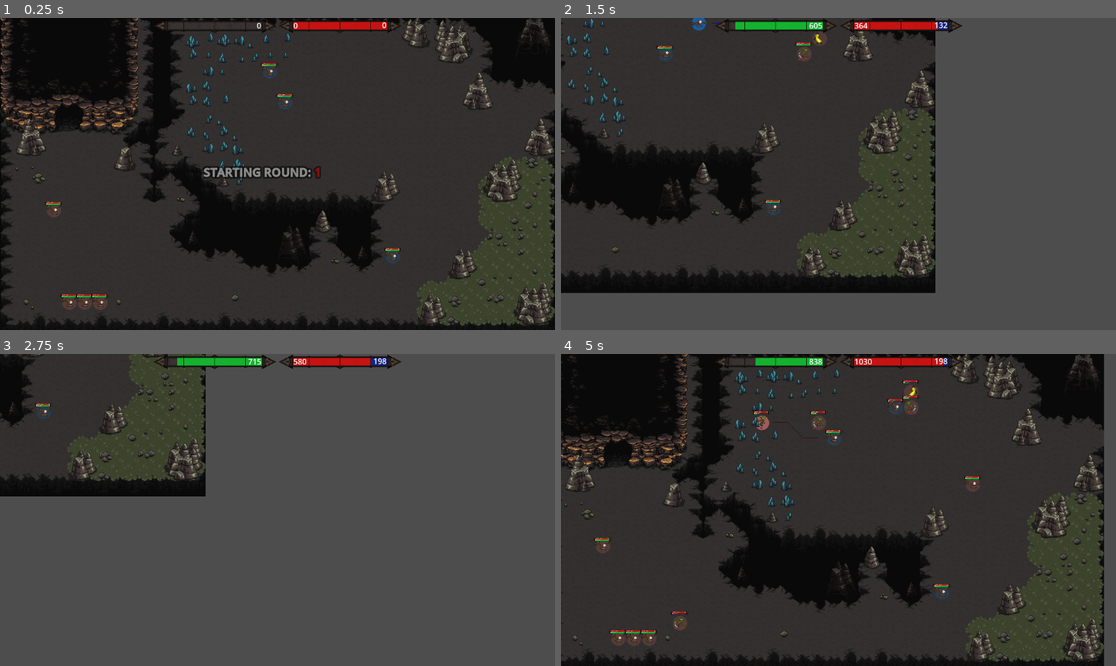
Above: before the commit, frames 1-4 (two rows, left to right).
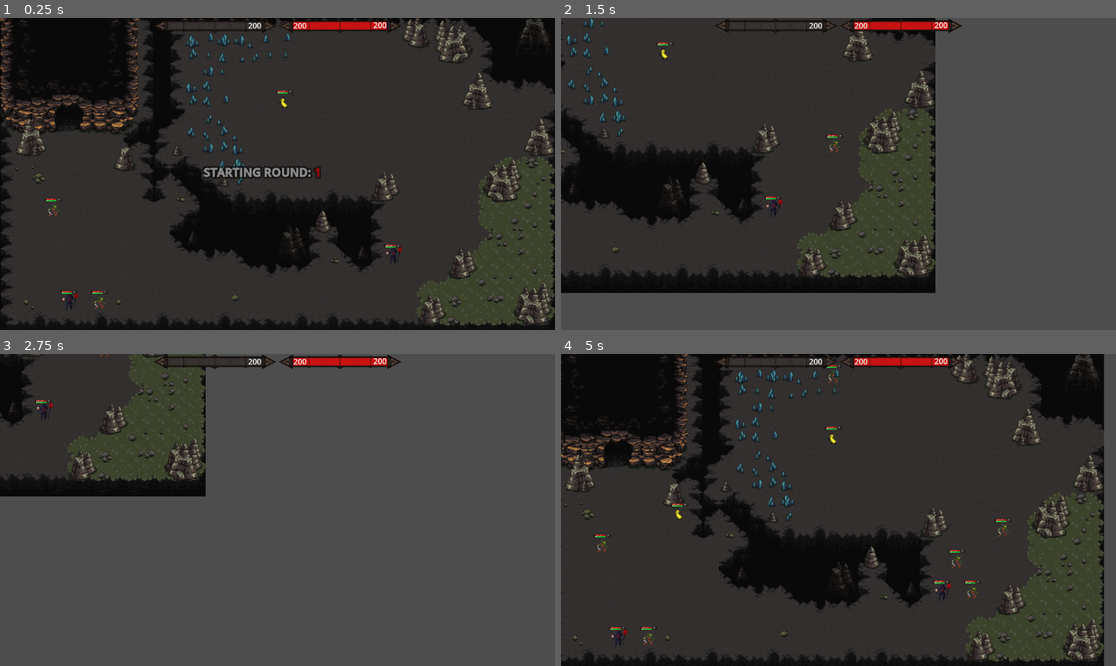
Above: after the commit, the same moments.

Repository: SeeNoirSeeNo/SeeNoHope-The-Final-Bastion
Game: Godot game, scene res://MainScenes/Battle.tscn
Two runs of this game, one before a commit and one after it. Both use one fixed random seed, a clock stepped at 60 frames per second and the inputs below.
Inputs (mouse positions are in pixels of both pictures, inside the frame that each line leads up to):
- Up to frame 1 (0.25 s): no input
- Up to frame 2 (1.5 s): move the mouse to (960, 158) at 0.52 s; hold D (Right) 0.53-1.28 s; hold U (unit) 0.53-1.28 s; click (960, 158) at 0.6 s; move the mouse to (727, 189) at 1.27 s; hold S (Down) from 1.28 s (still down); tap U (unit) at 1.35 s
- Up to frame 3 (2.75 s): click (166, 525) at 1.55 s; move the mouse to (333, 441) at 2.02 s; release S (Down) at 2.03 s; hold D (Right) from 2.03 s (still down); hold U (unit) from 2.03 s (still down); click (333, 441) at 2.1 s
- Up to frame 4 (5 s): move the mouse to (810, 572) at 2.77 s; release D (Right) at 2.78 s; release U (unit) at 2.78 s; hold W (Up) 2.78-3.53 s; tap U (unit) at 2.85, 4.35 s; click (810, 572) at 3.05 s; move the mouse to (1005, 556) at 3.52 s; hold U (unit) 3.53-4.28 s; hold A (Left) from 3.53 s (still down); click (1005, 556) at 3.6 s; move the mouse to (672, 463) at 4.27 s; click (672, 463) at 4.55 s

The runs differ from the first frame. In frame 1, 0.9% of the frame differs, in the area x 0-73%, y 0-94%; in frame 2, 1.1%; in frame 3, 0.6%; in frame 4, 2.0%, in the area x 5-82%, y 1-94%.
Error after the commit: Parse Error: Identifier "target" not declared in the current scope. (res://Units/BaseUnit/BaseUnit.gd:94)

Commit message:
Crit Works, LifeLeech next

Diff:
--- a/Agents&Tools/ColorAgent/ColorAgent.gd
+++ b/Agents&Tools/ColorAgent/ColorAgent.gd
@@ -1,6 +1,10 @@
 extends Node
 
 @export var damage_color : Color
+@export var crit_color : Color
+
 @export var player_color : Color
 @export var enemy_color : Color
 @export var heal_color : Color
+
+@export var crit_text_color : Color
--- a/Agents&Tools/ColorAgent/ColorAgent.tscn
+++ b/Agents&Tools/ColorAgent/ColorAgent.tscn
@@ -5,6 +5,8 @@
 [node name="ColorAgent" type="Node"]
 script = ExtResource("1_r1kis")
 damage_color = Color(0.866667, 0.215686, 0, 1)
+crit_color = Color(0.803922, 0.92549, 0, 1)
 player_color = Color(0, 0, 0.756863, 1)
 enemy_color = Color(0.745098, 0, 0, 1)
 heal_color = Color(0, 0.556863, 0, 1)
+crit_text_color = Color(0.745098, 0, 0, 1)
--- a/Agents&Tools/NavigationGrid/NavigationGrid.gd
+++ b/Agents&Tools/NavigationGrid/NavigationGrid.gd
@@ -127,28 +127,28 @@
 	var closest_distance = INF
 	var start = caller.current_cell
 
-	print("Start cell: ", start)
-	print("All Units: ", units)
+#?#	print("Start cell: ", start)
+#?#	print("All Units: ", units)
 	for cell in units.keys():
-		print("\nChecking cell: ", cell)
+#?#		print("\nChecking cell: ", cell)
 		if cell == caller.current_cell:  # Skip the caller itself
-			print("Skipping caller's cell")
+#?#			print("Skipping caller's cell")
 			continue
 		if units[cell].group != group:
 			var enemy_cells = get_adjacent_cells(cell)
-			print("Enemy Cells: ", enemy_cells)
+#?#			print("Enemy Cells: ", enemy_cells)
 			for enemy_cell in enemy_cells.values():
 				if astar.is_point_solid(enemy_cell):  # Skip solid cells
-					print("Skipping solid cell: ", enemy_cell)
+#?#					print("Skipping solid cell: ", enemy_cell)
 					continue
-				print("Checking enemy cell: ", enemy_cell)
+#?#				print("Checking enemy cell: ", enemy_cell)
 				if astar.get_id_path(start, enemy_cell) != []:
 					var path = astar.get_id_path(start, enemy_cell)
-					print("Path from start to enemy cell: ", path)
+#?#					print("Path from start to enemy cell: ", path)
 					var distance = path.size()
-					print("Distance from start to enemy cell: ", distance)
+#?#					print("Distance from start to enemy cell: ", distance)
 					if distance < closest_distance:
-						print("Found closer cell")
+#?#						print("Found closer cell")
 						closest_distance = distance
 						closest_cell = enemy_cell
 				else:
--- a/MainScenes/Battle.gd
+++ b/MainScenes/Battle.gd
@@ -23,12 +23,12 @@
 	map_picker.load_map() #Load a map (at random)
 
 	unit_factory.create_unit("FlyingEye", Vector2i(17,3), "Player", "Player", true)
-	unit_factory.create_unit("FlyingEye", Vector2i(18,5), "Player", "Player", true)
-	unit_factory.create_unit("FlyingEye", Vector2i(25,15), "Player", "Player", true)
-	unit_factory.create_unit("FlyingEye", Vector2i(3,12), "Enemy", "Enemy", true)
-	unit_factory.create_unit("FlyingEye", Vector2i(4,18), "Enemy", "Enemy", true)
+	unit_factory.create_unit("BananaMan", Vector2i(18,5), "Player", "Player", true)
+	unit_factory.create_unit("Necromancer", Vector2i(25,15), "Player", "Player", true)
+	unit_factory.create_unit("CaveGoblin", Vector2i(3,12), "Enemy", "Enemy", true)
+	unit_factory.create_unit("Necromancer", Vector2i(4,18), "Enemy", "Enemy", true)
 	unit_factory.create_unit("FlyingEye", Vector2i(5,18), "Enemy", "Enemy", true)
-	unit_factory.create_unit("FlyingEye", Vector2i(6,18), "Enemy", "Enemy", true)
+	unit_factory.create_unit("CaveGoblin", Vector2i(6,18), "Enemy", "Enemy", true)
 
 	Audioplayer.play_music(music)
 
--- /dev/null
+++ b/UnitSkills/BaseSkill.gd
@@ -0,0 +1,9 @@
+extends Node
+
+class_name BaseSkill
+
+func apply_pre_attack(attacker, target, damage):
+	pass
+
+func apply_post_attack(attacker, target, damage):
+	pass
--- /dev/null
+++ b/UnitSkills/CriticalStrike/CriticalStrike.gd
@@ -0,0 +1,13 @@
+#CriticalStrike
+extends BaseSkill
+
+func modify_damage(attacker, target, damage):
+	if randf() * 100 <= attacker.crit_chance:
+		var min_crit = attacker.base_min_damage * attacker.crit_multiplier
+		var max_crit = attacker.base_max_damage * attacker.crit_multiplier
+		damage = randi_range(min_crit, max_crit)
+		attacker.crit_flag = true
+		print(attacker.crit_flag)
+		return damage
+	else:
+		return damage
--- /dev/null
+++ b/UnitSkills/CriticalStrike/CriticalStrike.tscn
@@ -0,0 +1,6 @@
+[gd_scene load_steps=2 format=3 uid="uid://ccewqpigrx7s8"]
+
+[ext_resource type="Script" path="res://UnitSkills/CriticalStrike/CriticalStrike.gd" id="1_1bkd1"]
+
+[node name="CriticalStrike" type="Node"]
+script = ExtResource("1_1bkd1")
--- /dev/null
+++ b/UnitSkills/LifeLeech/LifeLeech.gd
@@ -0,0 +1,6 @@
+extends BaseSkill
+
+func lifeleech(attacker, target, damage, chance, multiplier):
+	if randi() <= chance:
+		var heal = (damage * multiplier) / 100
+		attacker.self_heal(heal, heal)
--- /dev/null
+++ b/UnitSkills/LifeLeech/LifeLeech.tscn
@@ -0,0 +1,6 @@
+[gd_scene load_steps=2 format=3 uid="uid://c08iu2f4r0ia7"]
+
+[ext_resource type="Script" path="res://UnitSkills/LifeLeech/LifeLeech.gd" id="1_g5ld7"]
+
+[node name="LifeLeech" type="Node"]
+script = ExtResource("1_g5ld7")
--- /dev/null
+++ b/Units/BananaMan/BananaMan.gd
@@ -0,0 +1,12 @@
+extends Unit
+
+var critical_strike_scene = preload("res://UnitSkills/CriticalStrike/CriticalStrike.tscn")
+
+func _init():
+	pass
+
+func _ready():
+	super()
+
+func end_of_turn_action():
+	pass
--- a/Units/BananaMan/BananaMan.tscn
+++ b/Units/BananaMan/BananaMan.tscn
@@ -1,6 +1,6 @@
 [gd_scene load_steps=24 format=3 uid="uid://dhtkplaqd6jtf"]
 
-[ext_resource type="Script" path="res://Units/CaveGoblin/CaveGoblin.gd" id="1_x38uw"]
+[ext_resource type="Script" path="res://Units/BananaMan/BananaMan.gd" id="1_moktu"]
 [ext_resource type="Texture2D" uid="uid://idak3dqujfmc" path="res://Units/FlyingEye/Flight.png" id="2_6xmjp"]
 [ext_resource type="AudioStream" uid="uid://vukp8pjtcoet" path="res://Units/BananaMan/Footsteps.wav" id="2_adsel"]
 [ext_resource type="Texture2D" uid="uid://bxo0b0njvcb4b" path="res://Units/BananaMan/BananaMan.png" id="3_frh5a"]
@@ -463,21 +463,20 @@
 }
 
 [node name="BananaMan" type="CharacterBody2D"]
-script = ExtResource("1_x38uw")
-unit_type = "Banana man"
-speed = 300
+script = ExtResource("1_moktu")
+speed = 125
 timeunits = 125
 move_sound = ExtResource("2_adsel")
 attack_sound = ExtResource("3_oeywf")
 death_sound = ExtResource("4_oms5q")
 hit_sound = ExtResource("4_x6von")
 health_points = 100
-base_min_damage = 6
-base_max_damage = 11
-move_cost = 20
+base_min_damage = 10
+base_max_damage = 20
+move_cost = 15
 attack_cost = 30
 wait_cost = 5
-evasion_chance = 15
+evasion_chance = 10
 
 [node name="CollisionShape2D" type="CollisionShape2D" parent="."]
 shape = SubResource("CircleShape2D_2pi0q")
@@ -502,3 +501,5 @@
 [node name="TimeunitsBar" parent="." instance=ExtResource("12_0m1rb")]
 offset_top = -22.0
 offset_bottom = 10.0
+
+[node name="Skills" type="Node" parent="."]
--- a/Units/BaseUnit/BaseUnit.gd
+++ b/Units/BaseUnit/BaseUnit.gd
@@ -18,11 +18,14 @@
 @export var health_points : int
 @export var base_min_damage : int
 @export var base_max_damage : int
-@export var life_leech : int
+@export var lifeleech_multiplier : float
+@export var lifeleech_chance : int
 @export var move_cost : int
 @export var attack_cost : int
 @export var wait_cost : int
 @export var attack_range : int = 1
+@export var crit_chance : int = 0
+@export var crit_multiplier : float = 0
 @export var evasion_chance : int = 0
 ### @ONREADY ###
 @onready var map = $"../../../Map".get_child(0)
@@ -32,6 +35,7 @@
 @onready var sprite = $Sprite2D
 @onready var healthbar : TextureProgressBar = $Healthbar
 @onready var TU_bar : TextureProgressBar = $TimeunitsBar
+@onready var skills = $Skills
 
 
 
@@ -45,18 +49,23 @@
 var is_dead = false
 var current_timeunits : int
 var is_done_for_the_round : bool = false
-var min_damage
-var max_damage
+var min_damage : int
+var max_damage : int
 var label_velocity: Vector2 = Vector2(8,-20)
 var label_duration: float = 0.8
 var current_health_points : int
 var group : String
 var is_active : bool = false
 
+### FLAGS ###
+var crit_flag = false
+
 ### FUNCTIONS ###
 func _ready():
 	await get_tree().process_frame #HACK: Wait so everything is init correctly and does not crash...
 	initiliaze_variables()
+
+
 
 func _process(delta):
 	if state == State.MOVING:
@@ -78,11 +87,14 @@
 			healthbar.hide()
 			TU_bar.hide()
 			queue_redraw()
-
-
+### SKILLS ###
+func use_skill(skillname: String):
+	for skill in skills.get_children():
+		if skill.has_method(skillname):
+			skill.callv(skillname, [self, target,])
 
 func attack():
-	print("I am ", self, " at cell ", current_cell, " and I choose to attack!")
+#	print("I am ", self, " at cell ", current_cell, " and I choose to attack!")
 	var adjacent_enemies : Array = navigation_grid.get_adjacent_units(self, group)
 	var alive_enemies = adjacent_enemies.filter(func(enemy): return !enemy.is_dead)
 	if alive_enemies.is_empty():
@@ -93,26 +105,32 @@
 		play_animation("Attack")
 		Audioplayer.play_sound(attack_sound)
 		pay_attack_cost()
+
 		var damage = roll_damage()
+
+		for skill in skills.get_children():
+			damage = skill.modify_damage(self, target_enemy, damage)
+
 		print("damage: ", damage)
-		#if target_enemy.evasion_chance > 0:
-			#target_enemy.roll_evade()
-		deal_damage(target_enemy, damage)
-		if life_leech > 0:
-			var life_leech_amount = calc_life_leech(damage)
-			print("life_leech_amount: ", life_leech_amount)
-			self_heal(life_leech_amount, life_leech_amount)
+		deal_damage(self, target_enemy, damage)
+		lifeleech(self, target_enemy, damage, lifeleech_chance, lifeleech_multiplier)
 		await animation_player.animation_finished
+		reset_flags()
 		end_turn()
 
+func lifeleech(attacker, target_enemy, damage, lifeleech_chance, lifeleech_multiplier):
+	for skill in skills.get_children():
+		if skill.has_method("lifeleech"):
+			skill.lifeleech(self, target_enemy, damage, lifeleech_chance, lifeleech_multiplier)
+
+func reset_flags():
+	crit_flag = false
 #func roll_evade():
 	#var random_number = randi() % 100
 	#print("evade random_number: ", random_number)
 	#return evasion_chance < random_number
 
-func calc_life_leech(damage):
-	var life_leech_amount = (damage * life_leech) / 100
-	return life_leech_amount
+
 
 
 
@@ -188,12 +206,19 @@
 
 
 
-func deal_damage(target, dmg):
+func deal_damage(attacker, target, dmg):
 	if target.has_method("take_damage"):
-		target.take_damage(dmg)
-
-func take_damage(damage):
-	healthbar.create_floating_label(damage, ColorAgent.damage_color, label_velocity, label_duration) #last 2 param make me unhappy
+		target.take_damage(attacker, dmg)
+
+func take_damage(attacker, damage):
+	if attacker.crit_flag:
+		print("OTHER LABEL?!")
+		healthbar.create_floating_label("Crit!", ColorAgent.crit_text_color, label_velocity + Vector2(-5,-10), label_duration)
+		await get_tree().create_timer(0.1).timeout
+		healthbar.create_floating_label(damage, ColorAgent.crit_color, label_velocity, label_duration)
+
+	else:
+		healthbar.create_floating_label(damage, ColorAgent.damage_color, label_velocity, label_duration) #last 2 param make me unhappy
 	current_health_points -= damage
 	if current_health_points <= 0:
 		current_health_points = 0
@@ -297,13 +322,15 @@
 	adjacent_cells = navigation_grid.get_adjacent_cells(current_cell) #Makes only sense for meele
 	current_health_points = health_points
 	current_timeunits = timeunits
+	min_damage = base_min_damage
+	max_damage = base_max_damage
+	calc_and_set_wait_cost()
 	update_healthbar(self)
 	update_TU_bar(self)
 	queue_redraw()
-	#Set Damage
-	min_damage = base_min_damage
-	max_damage = base_max_damage
+
 	#Populate Actions Dict and make sure wait has the correct cost
+func calc_and_set_wait_cost():
 	actions = {
 		"move": move_cost,
 		"attack": attack_cost,
@@ -314,7 +341,6 @@
 			lowest_cost = cost
 	wait_cost = lowest_cost - 1 #Substract 1 from it
 	actions["wait"] = wait_cost #New waiting cost
-	print(wait_cost)
 
 func pay_movement_cost_and_update_path() -> Array[Vector2i]:
 	if active_path.size() <= 1:
--- a/Units/BaseUnit/BaseUnit.tscn
+++ b/Units/BaseUnit/BaseUnit.tscn
@@ -32,3 +32,5 @@
 offset_top = -67.886
 offset_right = 244.02
 offset_bottom = -35.886
+
+[node name="Skills" type="Node" parent="."]
--- a/Units/CaveGoblin/CaveGoblin.gd
+++ b/Units/CaveGoblin/CaveGoblin.gd
@@ -3,9 +3,17 @@
 
 var self_heal_min = 10
 var self_heal_max = 20
+var critical_strike_scene = preload("res://UnitSkills/CriticalStrike/CriticalStrike.tscn")
 
 func _init():
 	pass
 
+func _ready():
+	super()
+	var critical_strike = critical_strike_scene.instantiate()
+	skills.add_child(critical_strike)
+	print("CRIT ADDEDED", self)
+
 func end_of_turn_action():
 	self_heal(self_heal_min, self_heal_max)
+	var test = true
--- a/Units/CaveGoblin/CaveGoblin.tscn
+++ b/Units/CaveGoblin/CaveGoblin.tscn
@@ -404,11 +404,13 @@
 death_sound = ExtResource("2_fh3to")
 hit_sound = ExtResource("5_e4aa6")
 health_points = 150
-base_min_damage = 22
-base_max_damage = 27
+base_min_damage = 2
+base_max_damage = 4
 move_cost = 18
 attack_cost = 28
 wait_cost = 5
+crit_chance = 20
+crit_multiplier = 2.0
 evasion_chance = 50
 
 [node name="CollisionShape2D" type="CollisionShape2D" parent="."]
@@ -434,3 +436,5 @@
 [node name="TimeunitsBar" parent="." instance=ExtResource("12_30eps")]
 offset_top = -22.0
 offset_bottom = 10.0
+
+[node name="Skills" type="Node" parent="."]
--- a/Units/FlyingEye/FlyingEye.gd
+++ b/Units/FlyingEye/FlyingEye.gd
@@ -1,4 +1,11 @@
 extends Unit
+
+var lifeleech_scene = preload("res://UnitSkills/LifeLeech/LifeLeech.tscn")
 
 func _init():
 	pass
+
+func _ready():
+	super()
+	var lifeleech = lifeleech_scene.instantiate()
+	skills.add_child(lifeleech)
--- a/Units/FlyingEye/FlyingEye.tscn
+++ b/Units/FlyingEye/FlyingEye.tscn
@@ -362,7 +362,6 @@
 health_points = 66
 base_min_damage = 10
 base_max_damage = 20
-life_leech = 15
 move_cost = 15
 attack_cost = 25
 wait_cost = 5
@@ -391,3 +390,5 @@
 [node name="TimeunitsBar" parent="." instance=ExtResource("10_vded4")]
 offset_top = -15.0
 offset_bottom = 17.0
+
+[node name="Skills" type="Node" parent="."]
--- a/Units/Necromancer/Necromancer.tscn
+++ b/Units/Necromancer/Necromancer.tscn
@@ -511,3 +511,5 @@
 [node name="TimeunitsBar" parent="." instance=ExtResource("12_by6x4")]
 offset_top = -22.0
 offset_bottom = 10.0
+
+[node name="Skills" type="Node" parent="."]
Not shown, added: Exports/index.apple-touch-icon.png.import
Not shown, added: Exports/index.icon.png.import
Not shown, added: Exports/index.png.import
Not shown, added: Exports/Exports.zip
Not shown, added: Exports/index.apple-touch-icon.png
Not shown, added: Exports/index.audio.worklet.js
Not shown, added: Exports/index.icon.png
Not shown, added: Exports/index.pck
Not shown, added: Exports/index.png
Not shown, added: Exports/index.wasm
Not shown, added: Exports/index.worker.js
